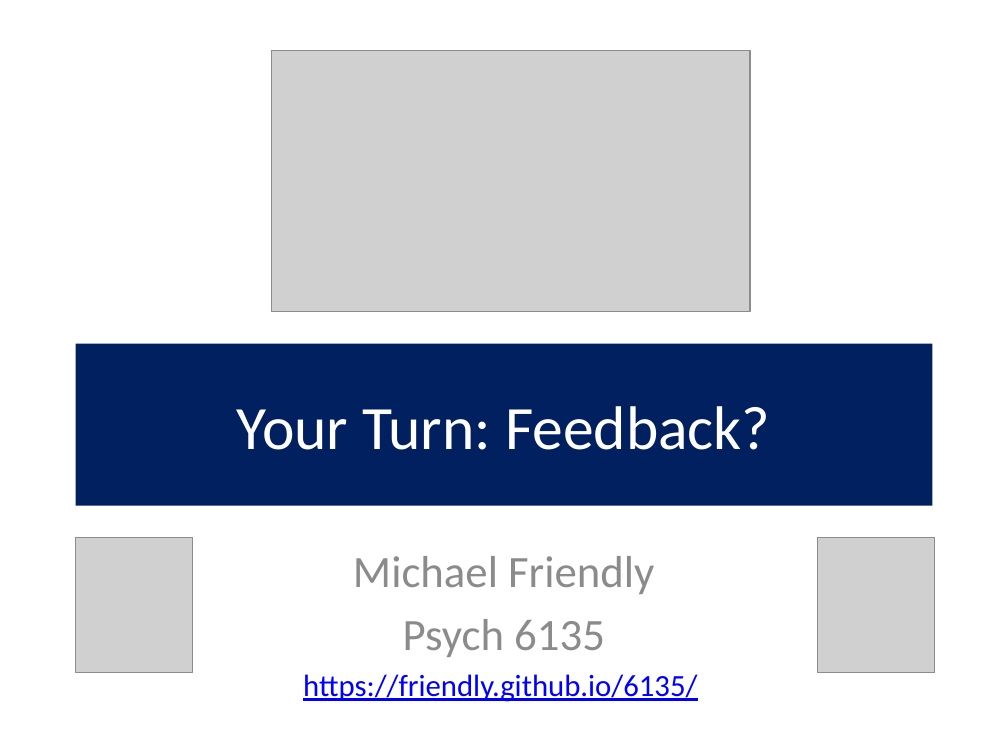
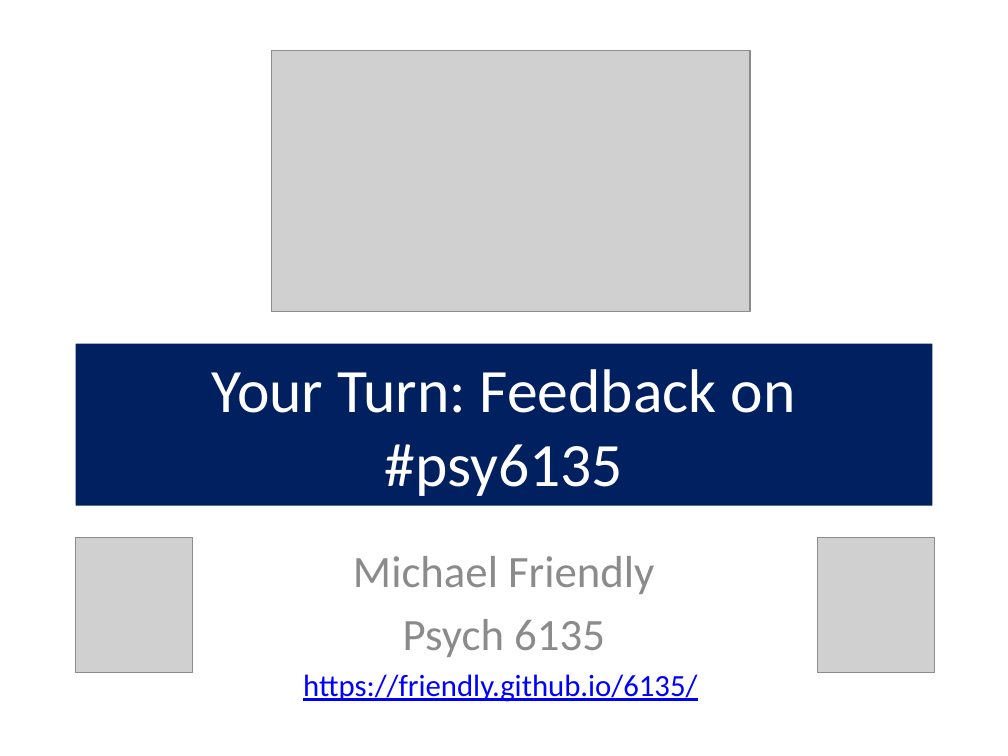
Before and after one commit to friendly/6135, a slide deck: slide 1 of lectures/YourTurn.pptx. Drawn at 1008x756 pixels with LibreOffice and Linux fonts; fonts in the diff are those of the drawing; grey boxes stand for pictures. Boxes give left, top, right and bottom in pixels: in the first picture for what was removed or moved away, otherwise in the second. Text is boxed around its words. In the diff, an @@ line names an element or a change of style, - is before the commit and + after.

```diff
--- a/lectures/YourTurn.pptx
+++ b/lectures/YourTurn.pptx
@@ title at (212,369,796,496): text changed @@
-Your Turn: Feedback?
+Your Turn: Feedback on #psy6135
```
Also in this commit, not shown: 3 other files.
